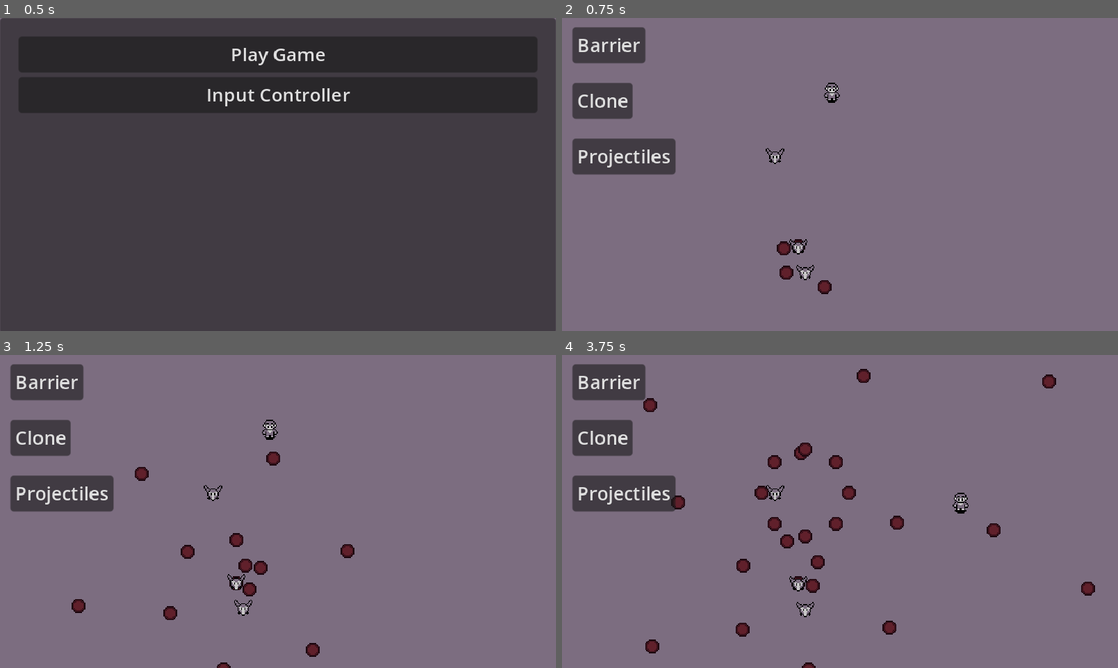
Above: before the commit, frames 1-4 (two rows, left to right).
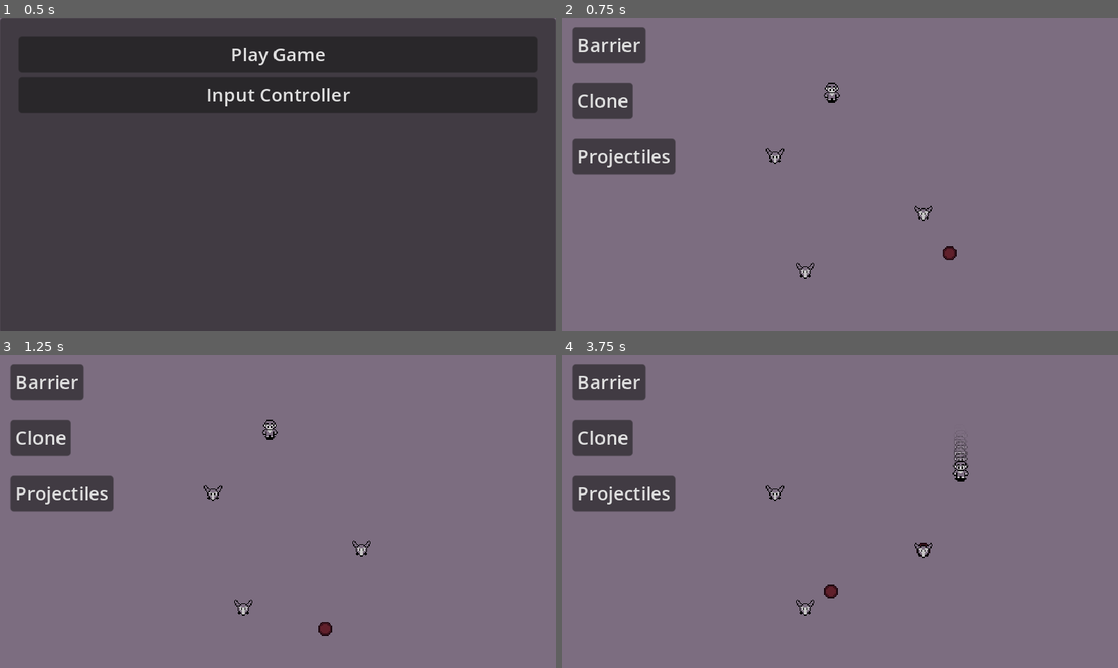
Above: after the commit, the same moments.

Repository: SantiagoBoscan07/Project-Cypher
Game: Godot game, scene res://Scenes/Menu/menu.tscn
Same seed, same stepped clock (60 frames per second), same inputs: the game is played once before the commit and once after it.
Inputs (mouse positions are in pixels of both pictures, inside the frame that each line leads up to):
- Up to frame 1 (0.5 s): no input
- Up to frame 2 (0.75 s): click "Play Game" at 0.5 s
- Up to frame 3 (1.25 s): no input
- Up to frame 4 (3.75 s): tap Enter at 1.25 s; move the mouse to (962, 495) at 1.27 s; hold Right (moveRight) 1.28-2.03 s; hold Shift (dash) 1.28-2.03 s; click (962, 495) at 1.42 s; move the mouse to (728, 527) at 2.02 s; hold Down (moveDown) 2.03-2.78 s; tap E (decipher) at 2.1 s; move the mouse to (895, 442) at 2.77 s; hold Right (moveRight) 2.78-3.53 s; hold Space (shoot) 2.78-3.53 s; move the mouse to (812, 574) at 3.52 s; hold Up (moveUp) from 3.53 s (still down); tap Q (shuffle) at 3.6 s; click (812, 574) at 3.67 s

Frame 1 is identical in both runs. In frame 2, 0.6% of the frame differs, in the area x 38-71%, y 60-89%; in frame 3, 1.3%; in frame 4, 2.7%, in the area x 14-96%, y 4-100%.

Commit message:
tank enemy

Diff:
--- a/project-cypher/Scenes/Enemy/TankEnemy.tscn
+++ b/project-cypher/Scenes/Enemy/TankEnemy.tscn
@@ -1,5 +1,6 @@
-[gd_scene load_steps=16 format=3 uid="uid://oyc4n17nij6i"]
+[gd_scene load_steps=17 format=3 uid="uid://oyc4n17nij6i"]
 
+[ext_resource type="Script" path="res://Scripts/Enemy/Enemy.gd" id="1_06ofs"]
 [ext_resource type="Texture2D" uid="uid://cqid4clqbudlv" path="res://Sprites/Enemy/BirdEnemySpritesheet.png" id="1_kpkqh"]
 [ext_resource type="Script" path="res://Scripts/Misc/Hurtbox.gd" id="2_00oey"]
 [ext_resource type="Script" path="res://Scripts/Misc/Hitbox.gd" id="3_33jdv"]
@@ -55,7 +56,9 @@
 [sub_resource type="CircleShape2D" id="CircleShape2D_4omk4"]
 radius = 3.0
 
-[node name="TankEnemy" type="CharacterBody2D"]
+[node name="TankEnemy" type="CharacterBody2D" node_paths=PackedStringArray("health")]
+script = ExtResource("1_06ofs")
+health = NodePath("Components/Misc/Health")
 
 [node name="Body" type="Node2D" parent="."]
 
@@ -114,10 +117,10 @@
 script = ExtResource("5_kwi8c")
 initialState = NodePath("ShootState")
 
-[node name="MoveState" type="Node" parent="Components/FiniteStateMachine" node_paths=PackedStringArray("enemy")]
+[node name="MoveState" type="Node" parent="Components/FiniteStateMachine" node_paths=PackedStringArray("enemy", "moveTimer")]
 script = ExtResource("7_o1ea5")
-desiredSpeed = Vector2(20, 20)
 enemy = NodePath("../../..")
+moveTimer = NodePath("../../Timers/MoveTimer")
 
 [node name="ShootState" type="Node" parent="Components/FiniteStateMachine"]
 script = ExtResource("8_6fb5q")
@@ -135,12 +138,15 @@
 [node name="Timers" type="Node2D" parent="Components"]
 
 [node name="MoveTimer" type="Timer" parent="Components/Timers"]
+wait_time = 5.0
+one_shot = true
 
 [node name="BulletStormCooldown" type="Timer" parent="Components/Timers"]
-wait_time = 0.05
+wait_time = 0.35
 
 [node name="BulletStormDuration" type="Timer" parent="Components/Timers"]
 wait_time = 5.0
+one_shot = true
 
 [node name="Collision" type="CollisionShape2D" parent="."]
 visible = false
--- a/project-cypher/Scenes/Player/player.tscn
+++ b/project-cypher/Scenes/Player/player.tscn
@@ -193,6 +193,7 @@
 texture = ExtResource("1_gaql2")
 hframes = 4
 vframes = 8
+frame = 8
 
 [node name="Shadow" type="Sprite2D" parent="Body/Sprites"]
 z_index = -2
--- a/project-cypher/Scenes/Test/test.tscn
+++ b/project-cypher/Scenes/Test/test.tscn
@@ -1,11 +1,10 @@
-[gd_scene load_steps=5 format=3 uid="uid://b2itxdgu752kd"]
+[gd_scene load_steps=6 format=3 uid="uid://b2itxdgu752kd"]
 
 [ext_resource type="PackedScene" uid="uid://cls6xfv5lmsj6" path="res://Scenes/Player/player.tscn" id="1_bn2ie"]
 [ext_resource type="Script" path="res://Scripts/Debug/PowerUpTest.gd" id="2_8j84a"]
 [ext_resource type="PackedScene" uid="uid://hv8sfmxy5753" path="res://Scenes/Enemy/MovingEnemy.tscn" id="3_fiu32"]
 [ext_resource type="PackedScene" uid="uid://oyc4n17nij6i" path="res://Scenes/Enemy/TankEnemy.tscn" id="4_anl6r"]
 [ext_resource type="PackedScene" uid="uid://ljywyxyw3kgy" path="res://Scenes/Enemy/ShootingEnemy.tscn" id="4_dmhqs"]
-
 
 [node name="Test" type="Node2D"]
 
@@ -51,12 +50,12 @@
 process_mode = 4
 position = Vector2(176, 112)
 
+[node name="TankEnemy" parent="." instance=ExtResource("4_anl6r")]
+position = Vector2(304, 160)
 
-[node name="TankEnemy" parent="." instance=ExtResource("4_anl6r")]
-position = Vector2(196, 189)
 [node name="ShootingEnemy" parent="." instance=ExtResource("4_dmhqs")]
+process_mode = 4
 position = Vector2(202, 211)
-
 
 [connection signal="pressed" from="Power-Ups Test/Barrier" to="Power-Ups Test" method="_on_barrier_pressed"]
 [connection signal="pressed" from="Power-Ups Test/Clone" to="Power-Ups Test" method="_on_clone_pressed"]
--- a/project-cypher/Scripts/Enemy/MoveState.gd
+++ b/project-cypher/Scripts/Enemy/MoveState.gd
@@ -1,21 +1,22 @@
 extends State
-@export var player: CharacterBody2D
-@export var desiredSpeed: Vector2
-@export var maxSpeedChange: float=20.0
+
+@export var moveSpeed: float=5.0
 @export var enemy: CharacterBody2D
-var playerposition
+@export var moveTimer: Timer
+@onready var player: CharacterBody2D = get_tree().get_first_node_in_group("Player")
+var playerPos
+var targetPos
+
 # what the enemy is going to do when they enter the state
 func enter():
-	print("Here something will happen when the state is loaded")
-func update(_delta):
-	if player:
-		playerposition=player.position
+	moveTimer.start()
 # what is happening with the enemy every frame
 func physicsUpdate(_delta):
-	var speed: float = 20.0
-	enemy.velocity.x = move_toward(player.velocity.x, desiredSpeed.x, maxSpeedChange)
-	enemy.velocity.y = move_toward(player.velocity.y, desiredSpeed.y, maxSpeedChange)
-	enemy.move_and_slide()
+	if player:
+		playerPos = player.position
+		targetPos = (playerPos - enemy.position).normalized()
+		if enemy.position.distance_to(playerPos) > 3:
+			enemy.position += targetPos * moveSpeed * _delta
 	# update the position of the enemy so that it moves towards the player
 
 # what the enemy is going to do when they exit the state
@@ -25,4 +26,4 @@
 
 # whenever the move timer runsout, you're transitioning to the shoot state
 func _on_move_timer_timeout():
-	pass # Replace with function body.
+	stateTransition.emit(get_parent().currentState, "ShootState")
